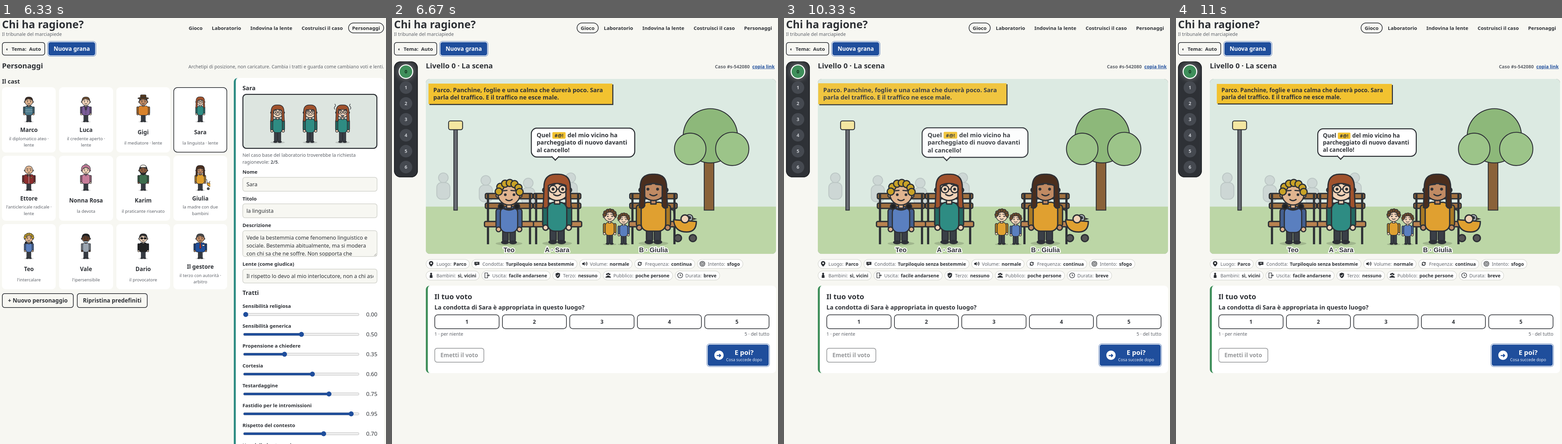
Above: before the commit, frames 1-4 (left to right).
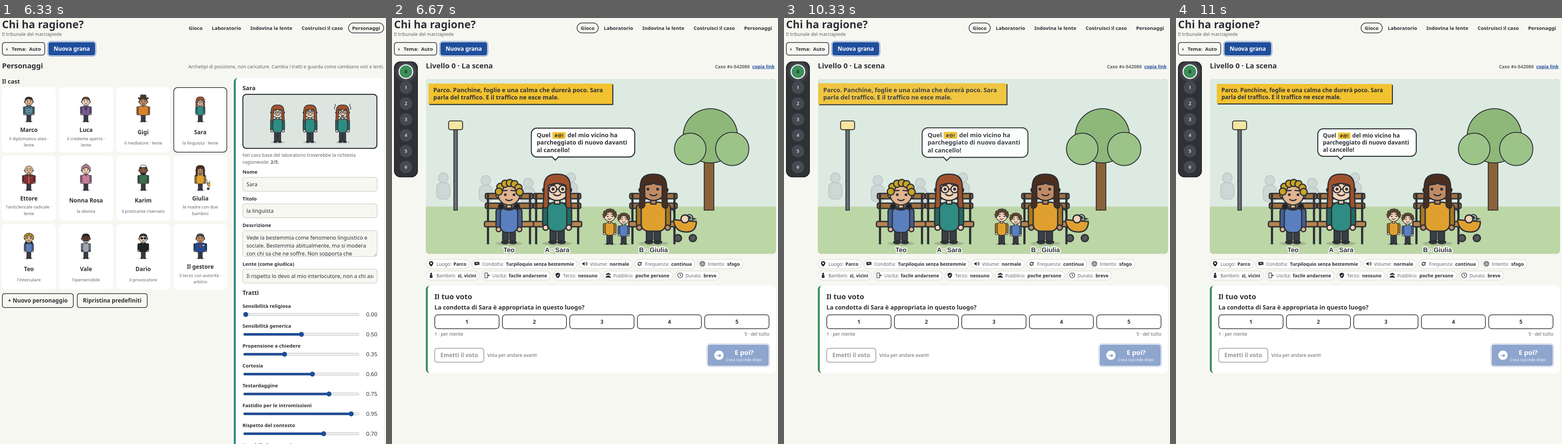
Above: after the commit, the same moments.

Repository: AngeloChecked/il-gioco-del-chi-ha-ragione
Game: browser game, page index.html
The game is run twice, just before and just after one commit, with the same random seed, the same clock (stepped at 60 frames per second) and the same inputs.
Inputs (mouse positions are in pixels of both pictures, inside the frame that each line leads up to):
- Up to frame 1 (6.33 s): click (193, 98) at 0.27 s; click "Personaggi" at 1.27 s; tap Enter at 1.52 s; click (301, 392) at 2.02 s; click "Ettore l'anticlericale radica…" at 2.77 s; click "Luca il credente aperto · len…" at 3.52 s; click (301, 316) at 4.27 s; click "Teo l'intercalare" at 5.02 s; click "Sara la linguista · lente" at 5.77 s
- Up to frame 2 (6.67 s): click "Nuova grana" at 6.52 s
- Up to frame 3 (10.33 s): click "Costruisci il caso" at 7.27 s; click "Indovina la lente" at 8.02 s; click "Laboratorio" at 8.77 s; click "3" at 9.52 s; click "Gioco" at 10.27 s
- Up to frame 4 (11 s): no input

Frame 1 is identical in both runs. In frame 2, 0.8% of the frame differs, in the area x 24-98%, y 76-82%; in frame 3, 0.8%; in frame 4, 0.8%.

Commit message:
feat: require a vote before advancing
E poi? is aria-disabled until the vote is cast, with a visible hint
linked via aria-describedby; it stays focusable. API avanti() unchanged.

Co-Authored-By: Claude Opus 5.5 (1M context) <noreply@anthropic.com>

Diff:
--- a/index.html
+++ b/index.html
@@ -134,6 +134,7 @@
 .perche label { font-weight: 700; }
 .perche input { font: inherit; padding: 10px 12px; border-radius: 8px; border: 2px solid var(--linea); background: var(--bg); color: var(--fg); width: 100%; }
 .contatore { color: var(--muted); font-size: 13px; text-align: right; }
+.azione-voto { display: inline-flex; flex-wrap: wrap; align-items: center; gap: 10px; }
 .riga-azioni { display: flex; flex-wrap: wrap; gap: 10px; align-items: center; justify-content: space-between; }
 .legenda-lenti { display: flex; flex-wrap: wrap; gap: 6px 14px; font-size: 14px; color: var(--muted); margin: 0 0 12px; padding: 0; list-style: none; }
 .legenda-lenti li { display: flex; align-items: center; gap: 6px; }
@@ -1810,8 +1811,8 @@
       <div class="riga-azioni">
         ${stato.votato
           ? `<p class="nota" data-testid="voto-confermato">${vicinanzaTesto(lv)}</p>`
-          : `<button type="button" class="btn btn-sec" data-azione="vota" data-testid="btn-vota"${completo ? "" : " disabled"}>Emetti il voto</button>`}
-        <button type="button" class="btn btn-grande" data-azione="avanti" data-testid="btn-avanti">
+          : `<span class="azione-voto"><button type="button" class="btn btn-sec" data-azione="vota" data-testid="btn-vota"${completo ? "" : " disabled"}>Emetti il voto</button><span class="nota" id="serve-voto">Vota per andare avanti</span></span>`}
+        <button type="button" class="btn btn-grande" data-azione="avanti" data-testid="btn-avanti"${stato.votato ? "" : ' aria-disabled="true" aria-describedby="serve-voto"'}>
           <span class="freccia" aria-hidden="true">${ultimo ? "⚖" : "➜"}</span><span>${ultimo ? "La sentenza" : "E poi?"}<small>${ultimo ? "Vai alla schermata finale" : "Cosa succede dopo"}</small></span>
         </button>
       </div>
--- a/tests/e2e/a11y.spec.mjs
+++ b/tests/e2e/a11y.spec.mjs
@@ -65,6 +65,8 @@
 test("i nuovi fumetti sono annunciati agli screen reader", async ({ page }) => {
   await page.goto("/index.html#s-482913");
   await expect(page.getByTestId("annunci")).toHaveText(/Livello 0/);
+  await page.getByTestId("voto-opzione").first().click();
+  await page.getByTestId("btn-vota").click();
   await page.getByTestId("btn-avanti").click();
   await expect(page.getByTestId("annunci")).toHaveText(/Livello 1/);
 });
--- a/tests/e2e/gioco.spec.mjs
+++ b/tests/e2e/gioco.spec.mjs
@@ -93,11 +93,26 @@
 test("chiusura anticipata: chi cede accende il verde e chiude", async ({ page }) => {
   const seed = await trovaSeed(page, "p.length === 4 && p[3].esito === 'accetta'");
   await page.goto(`/index.html#s-${seed}`);
-  for (let i = 0; i < 3; i++) await page.getByTestId("btn-avanti").click();
+  for (let i = 0; i < 3; i++) { await votaLivello(page); await page.getByTestId("btn-avanti").click(); }
   await expect(page.locator(".luce.cede")).toHaveCount(1);
+  await votaLivello(page);
   await page.getByTestId("btn-avanti").click();
   await expect(page.getByTestId("finale")).toBeVisible();
-  await expect(page.getByTestId("finale-somiglianza")).toContainText(/Nessun voto/);
+  await expect(page.getByTestId("finale-somiglianza")).toContainText(/somigli a/);
+});
+
+test("E poi? resta disattivato finché non si emette il voto", async ({ page }) => {
+  await page.goto("/index.html#s-1");
+  const avanti = page.getByTestId("btn-avanti");
+  await expect(avanti).toHaveAttribute("aria-disabled", "true");
+  await expect(avanti).toHaveAccessibleDescription("Vota per andare avanti");
+  await avanti.click({ force: true });
+  expect(await chr(page, () => __CHR__.stato().livello)).toBe(0);
+  await votaLivello(page);
+  await expect(avanti).not.toHaveAttribute("aria-disabled", "true");
+  await avanti.click();
+  expect(await chr(page, () => __CHR__.stato().livello)).toBe(1);
+  await expect(page.getByTestId("btn-avanti")).toHaveAttribute("aria-disabled", "true");
 });
 
 test("il campo perché è disattivato per non rallentare il voto", async ({ page }) => {
Not shown, changed: TODO.md
